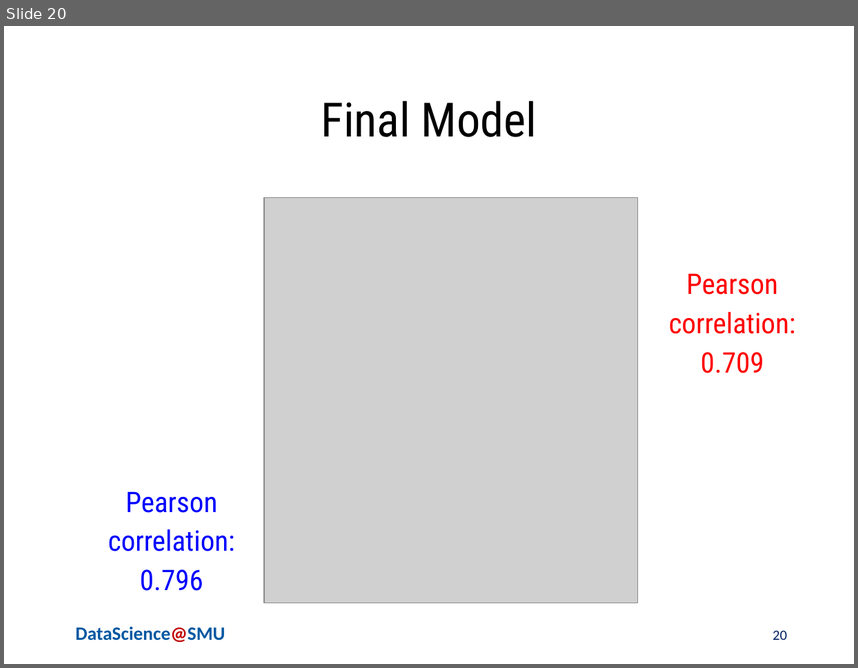
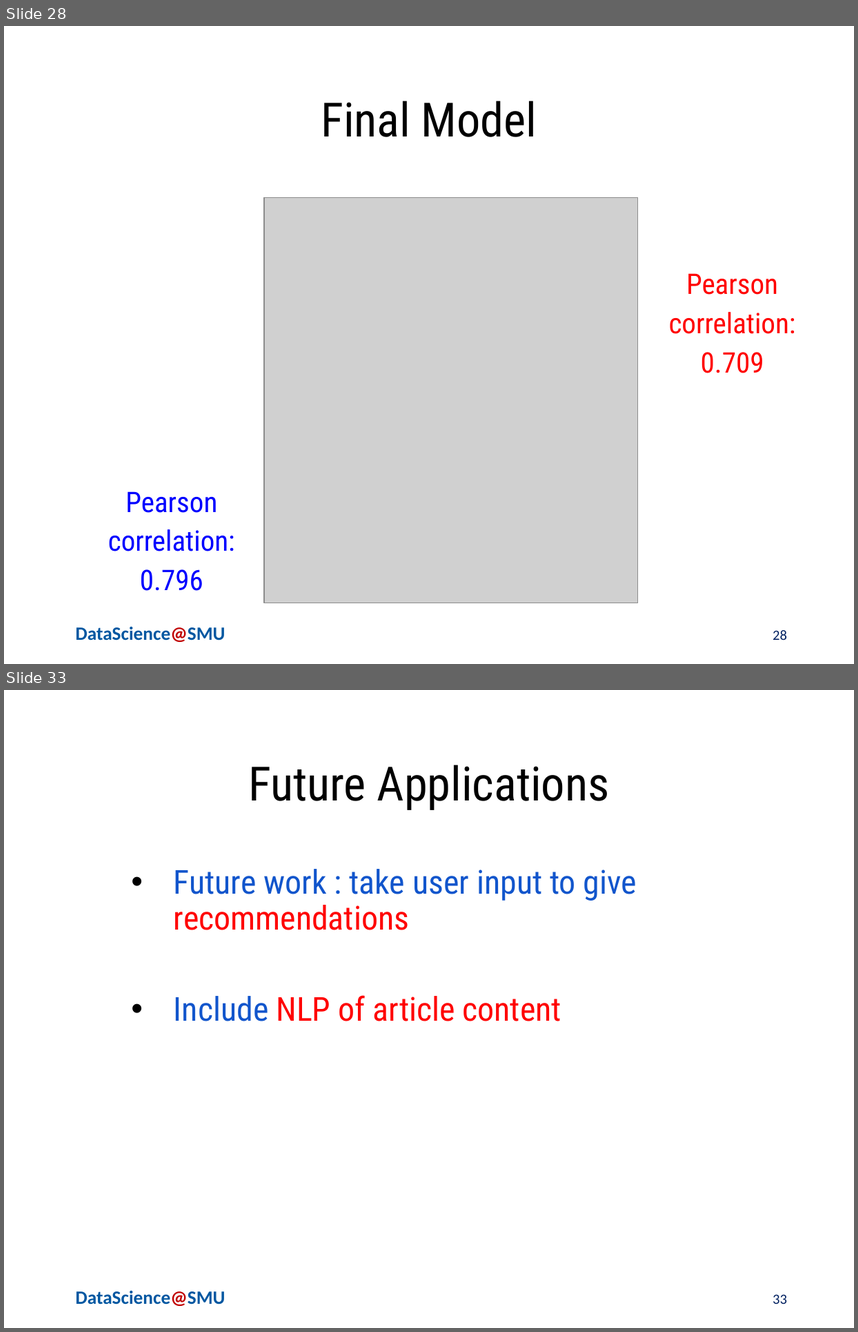
Before and after one commit to ChiruGit/Capstone, a slide deck: PoliticalProfiling-NLP+FeatureEngg-MSDSSMU-Fall2018.pptx. Shown one above the other, each under a label of ours: slide 20 before the commit, slides 28 and 33 after it; the slides between them are not shown. The pictures are 858x668 and 858x1332 pixels, drawn with LibreOffice and Linux fonts; fonts in the diff are those of the drawing; grey boxes stand for pictures; background and template pictures are left out. Boxes give left, top, right and bottom in pixels: in the first picture for what was removed or moved away, otherwise in the second. Text is boxed around its words. In the diff, an @@ line names an element or a change of style, - is before the commit and + after.

```diff
--- a/PoliticalProfiling-NLP+FeatureEngg-MSDSSMU-Fall2018.pptx
+++ b/PoliticalProfiling-NLP+FeatureEngg-MSDSSMU-Fall2018.pptx
@@ slide 33 added at (x1=4, y1=690, x2=854, y2=1328), background #FFFFFF; not listed: 1 template element that a slide beside it also shows @@
@@ title added at (x1=248, y1=765, x2=610, y2=810), 40 pt, text #000000 @@
+Future Applications
@@ text added at (x1=174, y1=869, x2=637, y2=1021), 28 pt, text #1155CC @@
+• Future work : take user input to give recommendations
+• Include NLP of article content
@@ page number added at (x1=773, y1=1294, x2=787, y2=1303), 12 pt, text #002060 @@
+33
@@ what was slide 20 is now slide 28 @@
@@ page number at (x1=773, y1=630, x2=787, y2=639): text changed @@
-20
+28
```
Also in this commit, not shown: 5 slides changed, 12 other slides added, 1 slide removed, 1 other file.
